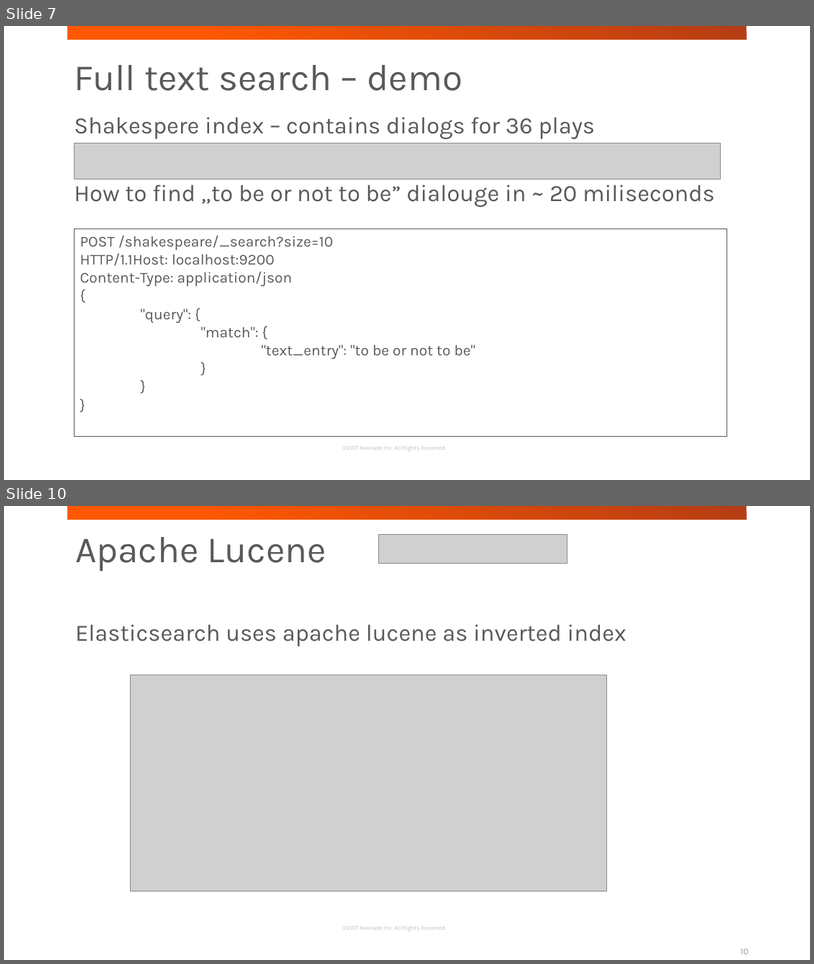
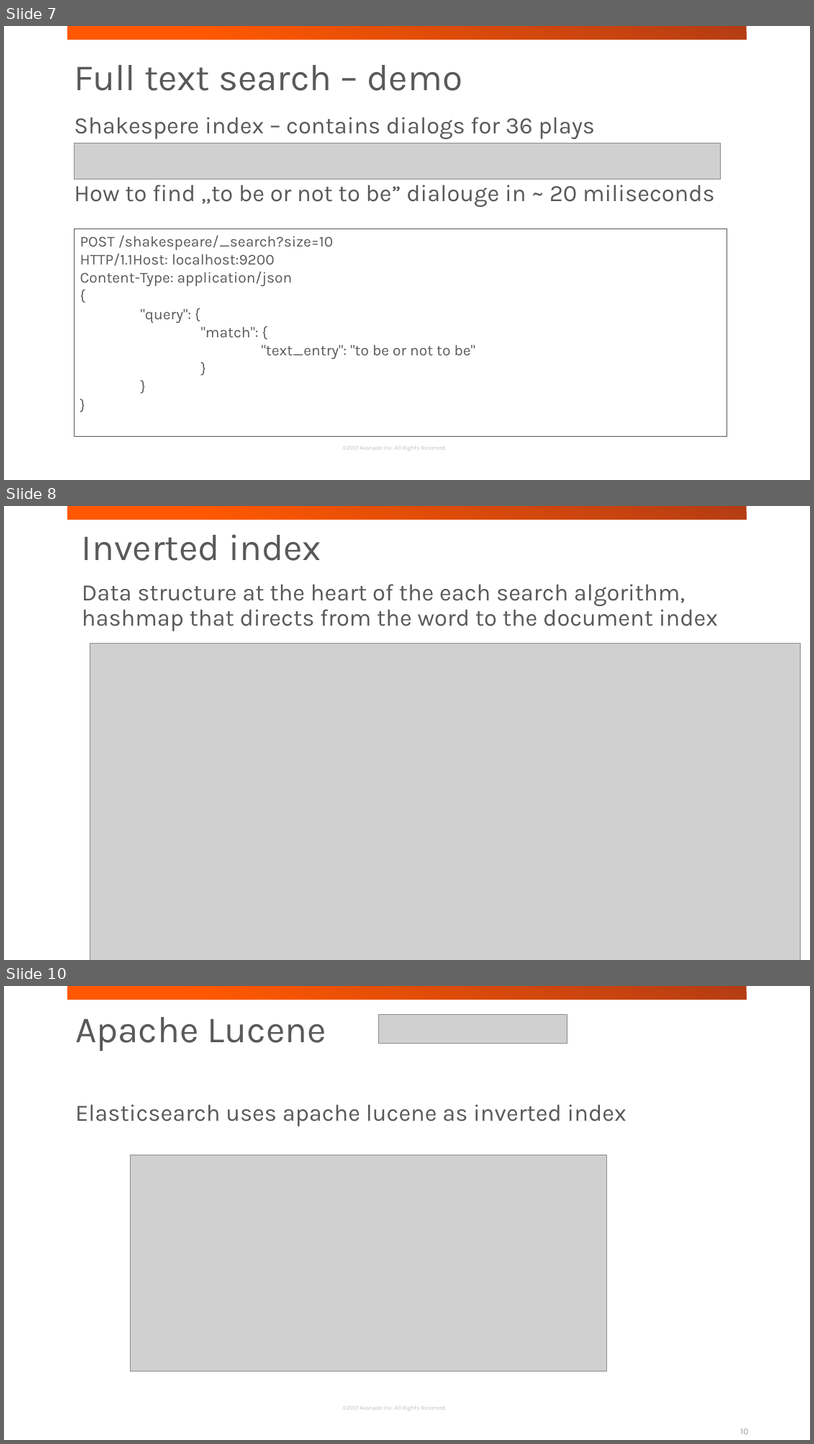
Before and after one commit to jakubgw/elasticsearch-short-intruduction, a slide deck: elasticsearch short introduction.pptx. Shown one above the other, each under a label of ours: slides 7 and 10 before the commit, slides 7, 8 and 10 after it; the slides between them are not shown. The pictures are 814x964 and 814x1444 pixels, drawn with LibreOffice and Linux fonts; fonts in the diff are those of the drawing; grey boxes stand for pictures; background and template pictures are left out. Boxes give left, top, right and bottom in pixels: in the first picture for what was removed or moved away, otherwise in the second. Text is boxed around its words. In the diff, an @@ line names an element or a change of style, - is before the commit and + after.

```diff
--- a/elasticsearch short introduction.pptx
+++ b/elasticsearch short introduction.pptx
@@ slide 8 added at bbox=[4, 506, 810, 960], background #FFFFFF; not listed: 1 template element that a slide beside it also shows @@
@@ text added at bbox=[82, 534, 322, 561], 44 pt, text #595959 @@
+Inverted index
@@ text added at bbox=[82, 584, 718, 631], 28 pt, text #595959 @@
+Data structure at the heart of the each search algorithm, hashmap that directs from the word to the document index
@@ picture added at bbox=[90, 644, 801, 960] @@
```
Also in this commit, not shown: 9 slides changed, 2 other slides added, 1 slide removed, 4 other files.
